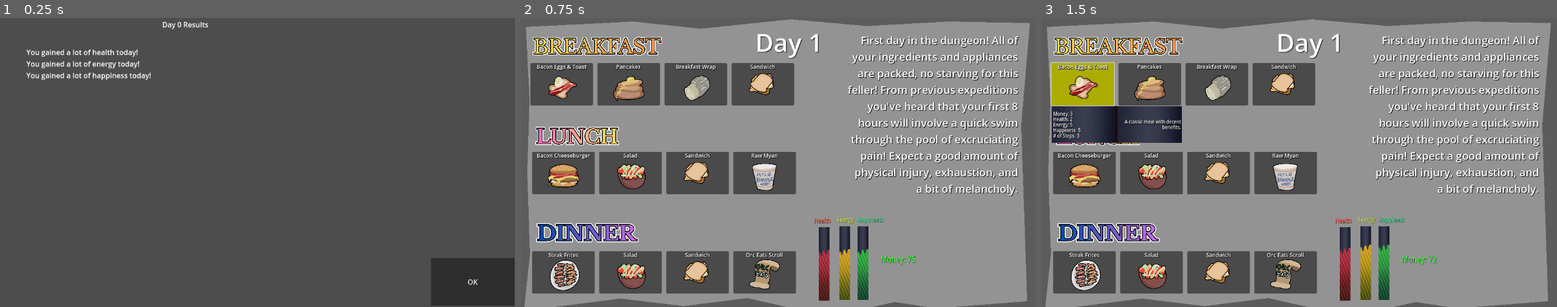
Above: before the commit, frames 1-3 (left to right).
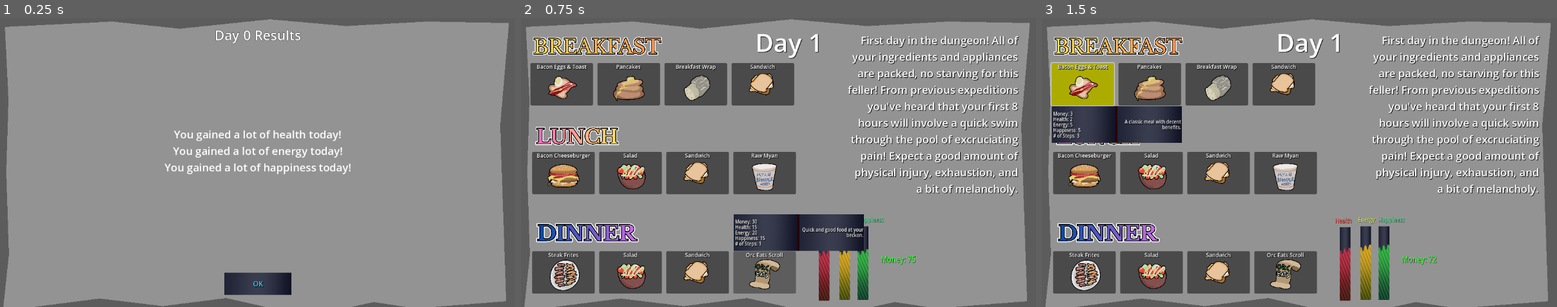
Above: after the commit, the same moments.

Repository: T0mGates/graham-crackers-project2
Game: Godot game, scene res://Scenes/IntermediaryScene.tscn
The game is run twice, just before and just after one commit, with the same random seed, the same clock (stepped at 60 frames per second) and the same inputs. This scene is started directly instead of the project's main scene. The engine's default icon, where the game draws it, is replaced by a stand-in: a white triangle on a blue panel in a dark square.
Inputs (mouse positions are in pixels of both pictures, inside the frame that each line leads up to; where the layout moved, square brackets give the same spot in the first picture):
- Up to frame 1 (0.25 s): no input
- Up to frame 2 (0.75 s): click (778, 283) [994, 280] at 0.5 s
- Up to frame 3 (1.5 s): click "Bacon Eggs & Toast" at 1.25 s

The runs differ from the first frame. In frame 1, 94% of the frame differs, in the area x 0-100%, y 0-100%; in frame 2, 2.8%; in frame 3, nothing differs.

Commit message:
Intermediary and End Fixes

Diff:
--- a/Scenes/IntermediaryScene.tscn
+++ b/Scenes/IntermediaryScene.tscn
@@ -1,27 +1,75 @@
-[gd_scene load_steps=2 format=3 uid="uid://bw3u8x04p75fh"]
+[gd_scene load_steps=5 format=3 uid="uid://bw3u8x04p75fh"]
 
 [ext_resource type="Script" uid="uid://ccnt77vl5a3y0" path="res://Scenes/intermediary_scene.gd" id="1_edvvb"]
+[ext_resource type="Texture2D" uid="uid://duvbx180gtvhv" path="res://Assets/bar_bg_texture.png" id="2_nokth"]
+
+[sub_resource type="LabelSettings" id="LabelSettings_edvvb"]
+font_size = 30
+outline_size = 2
+outline_color = Color(0, 0, 0, 1)
+
+[sub_resource type="LabelSettings" id="LabelSettings_nokth"]
+font_size = 24
 
 [node name="IntermediaryScene" type="Node2D"]
 script = ExtResource("1_edvvb")
 
-[node name="DayText" type="Label" parent="."]
-offset_left = 363.0
-offset_top = 3.0
-offset_right = 517.0
-offset_bottom = 39.0
+[node name="Background" type="Polygon2D" parent="."]
+z_index = -2
+position = Vector2(-33.565434, -11.605367)
+scale = Vector2(1.0271604, 1.0410185)
+color = Color(0.3640838, 0.36408398, 0.36408392, 1)
+polygon = PackedVector2Array(-4, 2, -16, 673, 1199, 670, 1188, -22, 0, -34)
 
-[node name="Label" type="Label" parent="."]
-offset_left = 59.0
-offset_top = 65.0
-offset_right = 1058.0
-offset_bottom = 487.0
+[node name="Polygon2D" type="Polygon2D" parent="Background"]
+position = Vector2(39, 40.995865)
+scale = Vector2(1, 0.9985202)
+color = Color(0.57700837, 0.5770084, 0.57700837, 1)
+polygon = PackedVector2Array(13.14904, 479.9793, 0, 601.8948, 210.78125, 575.2194, 348.0529, 591.5738, 486.2981, 574.2574, 585.601, 596.38385, 748.3558, 595.59937, 807.57214, 582.9156, 898.11304, 596.38385, 1096, 581.0957, 1083, 201.76077, 1102, -19.105263, 924.3991, -22.195839, 747.2116, -12.575626, 581.7068, -27.005945, 385.0481, -6.8034973, 238.04088, -22.195839, 4.3870225, -10.651583, 12.175484, 147.11992, 7.307696, 302.00537)
 
-[node name="Button" type="Button" parent="."]
-offset_left = 964.0
-offset_top = 538.0
-offset_right = 1151.0
-offset_bottom = 645.0
+[node name="VBoxContainer" type="VBoxContainer" parent="."]
+offset_top = 13.0
+offset_right = 1155.0
+offset_bottom = 644.0
+
+[node name="DayContainer" type="CenterContainer" parent="VBoxContainer"]
+custom_minimum_size = Vector2(0, 50)
+layout_mode = 2
+
+[node name="DayText" type="Label" parent="VBoxContainer/DayContainer"]
+layout_mode = 2
+label_settings = SubResource("LabelSettings_edvvb")
+
+[node name="LabelContainer" type="CenterContainer" parent="VBoxContainer"]
+custom_minimum_size = Vector2(0, 500)
+layout_mode = 2
+
+[node name="Label" type="Label" parent="VBoxContainer/LabelContainer"]
+custom_minimum_size = Vector2(1000, 50)
+layout_mode = 2
+label_settings = SubResource("LabelSettings_nokth")
+horizontal_alignment = 1
+autowrap_mode = 2
+
+[node name="ButtonContainer" type="CenterContainer" parent="VBoxContainer"]
+custom_minimum_size = Vector2(150, 50)
+layout_mode = 2
+
+[node name="TextureButton" type="TextureButton" parent="VBoxContainer/ButtonContainer"]
+custom_minimum_size = Vector2(150, 50)
+layout_mode = 2
+texture_normal = ExtResource("2_nokth")
+ignore_texture_size = true
+stretch_mode = 0
+
+[node name="Label" type="Label" parent="VBoxContainer/ButtonContainer"]
+layout_mode = 2
+theme_override_colors/font_color = Color(0.24313726, 0.79607844, 0.98039216, 1)
+theme_override_colors/font_shadow_color = Color(0, 0, 0, 1)
 text = "OK"
+horizontal_alignment = 1
+vertical_alignment = 1
+metadata/_edit_use_anchors_ = true
+metadata/_edit_lock_ = true
 
-[connection signal="pressed" from="Button" to="." method="_on_pressed"]
+[connection signal="pressed" from="VBoxContainer/ButtonContainer/TextureButton" to="." method="_on_pressed"]
--- a/Scenes/intermediary_scene.gd
+++ b/Scenes/intermediary_scene.gd
@@ -1,9 +1,9 @@
 extends Node2D
 
-@onready var day_text: Label 		= $DayText
-@onready var label: Label 		= $Label
+@onready var day_text: Label 		= $VBoxContainer/DayContainer/DayText
+@onready var label:    Label 		= $VBoxContainer/LabelContainer/Label
 
-const NEXT_SCENE_PATH: String = "res://Scenes/recipe_select.tscn"
+const NEXT_SCENE_PATH: String 		= "res://Scenes/recipe_select.tscn"
 
 # Called when the node enters the scene tree for the first time.
 func _ready() -> void:
@@ -12,14 +12,14 @@
 func _setup_text():
 	day_text.text = "Day " + str(Globals.cur_day) + " Results"
 
-	var delta_money = Globals.prev_money - Globals.money
-	var delta_health = Globals.prev_health - Globals.cur_health
-	var delta_energy = Globals.prev_energy - Globals.cur_energy
-	var delta_happiness = Globals.prev_happiness - Globals.cur_happiness
+	var delta_money     	 = Globals.prev_money - Globals.money
+	var delta_health    	 = Globals.prev_health - Globals.cur_health
+	var delta_energy    	 = Globals.prev_energy - Globals.cur_energy
+	var delta_happiness 	 = Globals.prev_happiness - Globals.cur_happiness
 
 	print("previous money: " + str(Globals.prev_money))
-	print("current money: " + str(Globals.money))
-	print("delta money: " + str(delta_money))
+	print("current money: "  + str(Globals.money))
+	print("delta money: "    + str(delta_money))
 
 	if (delta_money >= 30):
 		label.text = label.text + "You spent a lot of money today!\n"
@@ -34,15 +34,15 @@
 			label.text = label.text + "That swim was a lot more tiring than you thought and you felt sick afterwards\n"
 	if (Globals.cur_day == 2):
 		if (Globals.cur_energy <= 50):
-			label.text = label.text + "During your fight against Old  …(67 unchanged characters)… ve enough energy and were getting tired,\nand one slow step later, you took a massive hit to the chest from his club, and your chestplate was shattered.\nThankfully, you made it out of the fight …(74 unchanged characters)…
+			label.text = label.text + "During your fight against Old  …(67 unchanged characters)… ve enough energy and were getting tired, and one slow step later, you took a massive hit to the chest from his club, and your chestplate was shattered. Thankfully, you made it out of the fight …(74 unchanged characters)…
 	if (Globals.cur_day == 3):
 		if (Globals.cur_health <= 50 || Globals.cur_energy <= 50):
-			label.text = label.text + "The lord of profound suffering was indeed suffering, with low health and energy you found it difficult to fight like you usually do,\nand the fight ended up being a lot harder than it should have been for a skilled adventurer like you"
+			label.text = label.text + "The lord of profound suffering was indeed suffering, with low health and energy you found it difficult to fight like you usually do, and the fight ended up being a lot harder than it should have been for a skilled adventurer like you"
 
 	#setup prev values for next day
-	Globals.prev_money = Globals.money
-	Globals.prev_health = Globals.cur_health
-	Globals.prev_energy = Globals.cur_energy
+	Globals.prev_money     = Globals.money
+	Globals.prev_health    = Globals.cur_health
+	Globals.prev_energy    = Globals.cur_energy
 	Globals.prev_happiness = Globals.cur_happiness
 
 func _on_pressed():
--- a/Scenes/recipe_select.gd
+++ b/Scenes/recipe_select.gd
@@ -1,17 +1,20 @@
 extends Node2D
 
-@onready var scenario_text: Label 	= $MainUI/ScenarioText
-@onready var day_text: Label 		= $MainUI/DayText
-
-
-@onready var health_bar 	= $MainUI/Resources/Health/ProgressBar
-@onready var energy_bar 	= $MainUI/Resources/Energy/ProgressBar
-@onready var happiness_bar 	= $MainUI/Resources/Happiness/ProgressBar
-@onready var money_label 	= $MainUI/Resources/Money/Label
+@onready var scenario_text: Label 		= $MainUI/ScenarioText
+@onready var day_text: Label 			= $MainUI/DayText
+@onready var final_text: Label			= $MainUI/FinalLabel
+
+
+@onready var health_bar 				= $MainUI/Resources/Health/ProgressBar
+@onready var energy_bar 				= $MainUI/Resources/Energy/ProgressBar
+@onready var happiness_bar 				= $MainUI/Resources/Happiness/ProgressBar
+@onready var money_label 				= $MainUI/Resources/Money/Label
 
 @onready var breakfast_node: Node2D 	= $MainUI/RecipeOptions/Breakfast
 @onready var lunch_node: Node2D 		= $MainUI/RecipeOptions/Lunch
 @onready var dinner_node: Node2D 		= $MainUI/RecipeOptions/Dinner
+
+@onready var recipe_options				= $MainUI/RecipeOptions
 
 @onready var ready_to_cook: Node2D 		= $MainUI/ReadyToCook
 
@@ -64,8 +67,10 @@
 func end_game(win: bool, end_name: String, info: String):
 	print("You won: %s" % [str(win)])
 	day_text.text 			= "You got the '"+end_name+"' ending"
-	scenario_text.text 		= info
+	scenario_text.text		= ""
+	final_text.text 		= info
 	ready_to_cook.visible 	= false
+	recipe_options.visible  = false
 	update_ui()
 
 func update_ui():
--- a/Scenes/recipe_select.tscn
+++ b/Scenes/recipe_select.tscn
@@ -341,4 +341,16 @@
 fill_mode = 3
 show_percentage = false
 
+[node name="FinalLabel" type="Label" parent="MainUI"]
+layout_mode = 0
+offset_left = 102.0
+offset_top = 131.0
+offset_right = 1085.0
+offset_bottom = 407.0
+theme_override_colors/font_color = Color(1, 1, 1, 1)
+theme_override_colors/font_shadow_color = Color(0.015686275, 0.015686275, 0.015686275, 1)
+theme_override_font_sizes/font_size = 24
+horizontal_alignment = 1
+autowrap_mode = 2
+
 [connection signal="pressed" from="MainUI/ReadyToCook/TextureButton" to="MainUI/ReadyToCook/TextureButton" method="_on_pressed"]
--- a/Scenes/recipes.json
+++ b/Scenes/recipes.json
@@ -118,7 +118,7 @@
 		"directions":[
 			"Step 1: Place lettuce in bowl.",
 			"Step 2: Chop the tomato.",
-			"Step 3: Sear the meat.",
+			"Step 3: Sear the quality meat.",
 			"Step 4: Place dressing in bowl.",
 			"Step 5: Chop the carrots."
 		],
@@ -171,7 +171,7 @@
 			"carrots"
 		],
 		"directions":[
-			"Step 1: Sear the meat.",
+			"Step 1: Sear the quality meat.",
 			"Step 2: Chop the potatos.",
 			"Step 3: Cut the carrots."
 		],
